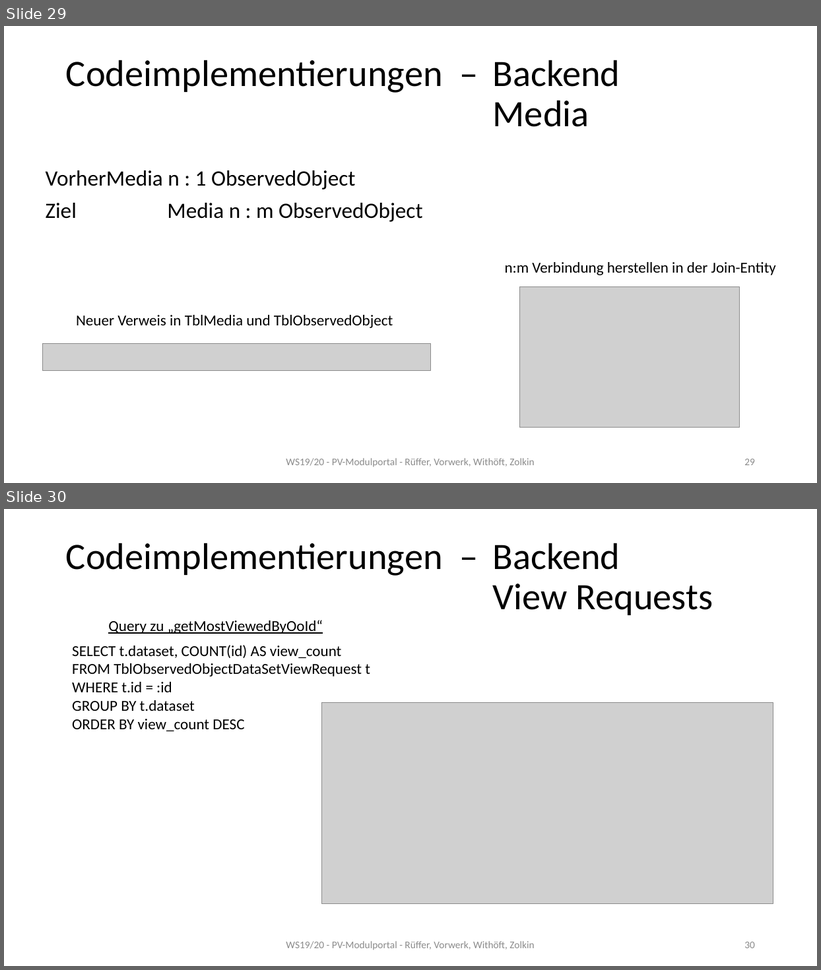
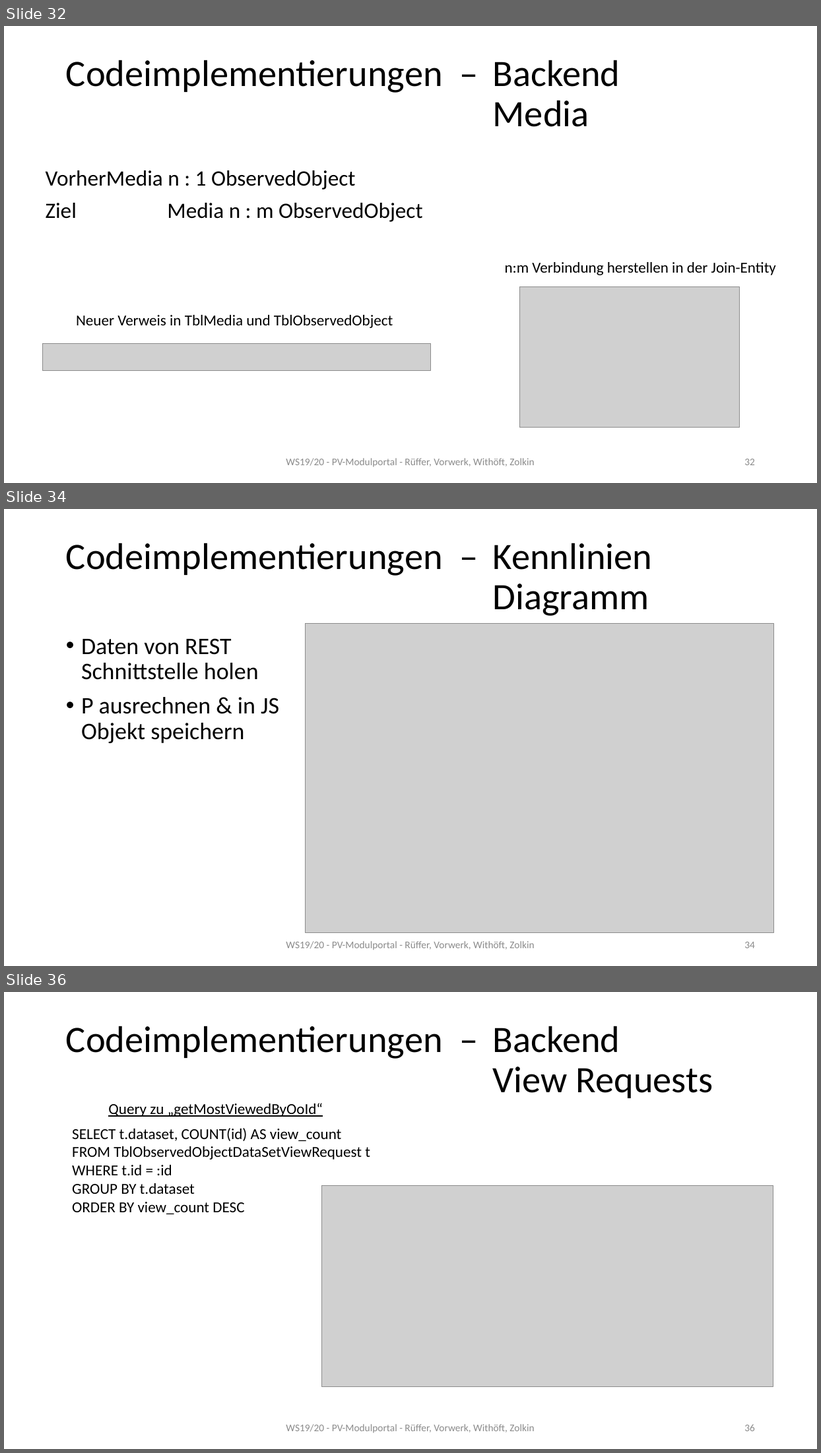
Before and after one commit to mwithoeft/Webengineering, a slide deck: docs/Seminarvortrag.pptx. Shown one above the other, each under a label of ours: slides 29 and 30 before the commit, slides 32, 34 and 36 after it; the slides between them are not shown. The pictures are 821x970 and 821x1453 pixels, drawn with LibreOffice and Linux fonts; fonts in the diff are those of the drawing; grey boxes stand for pictures. Boxes give left, top, right and bottom in pixels: in the first picture for what was removed or moved away, otherwise in the second. Text is boxed around its words. In the diff, an @@ line names an element or a change of style, - is before the commit and + after.

Commit message:
codeimplementierungen zu den kommentaren, kennlinien und zur übersicht

```diff
--- a/docs/Seminarvortrag.pptx
+++ b/docs/Seminarvortrag.pptx
@@ slide 34 added at [4, 509, 817, 966], background #FFFFFF @@
@@ title added at [66, 543, 653, 616], 44 pt, text #000000 @@
+Codeimplementierungen – Kennlinien
+Diagramm
@@ picture added at [306, 624, 774, 933] @@
@@ text added at [81, 638, 279, 743], 28 pt, text #000000 @@
+• Daten von REST Schnittstelle holen
+• P ausrechnen & in JS Objekt speichern
@@ text added at [286, 941, 534, 950], 12 pt, text #8C8C8C @@
+WS19/20 - PV-Modulportal - Rüffer, Vorwerk, Withöft, Zolkin
@@ page number added at [745, 942, 755, 949], 12 pt, text #8C8C8C @@
+34
@@ what was slide 29 is now slide 32 @@
@@ page number at [745, 459, 755, 466]: text changed @@
-29
+32
@@ what was slide 30 is now slide 36 @@
@@ page number at [745, 1424, 755, 1432]: text changed @@
-30
+36
```
Also in this commit, not shown: 5 other slides added.
